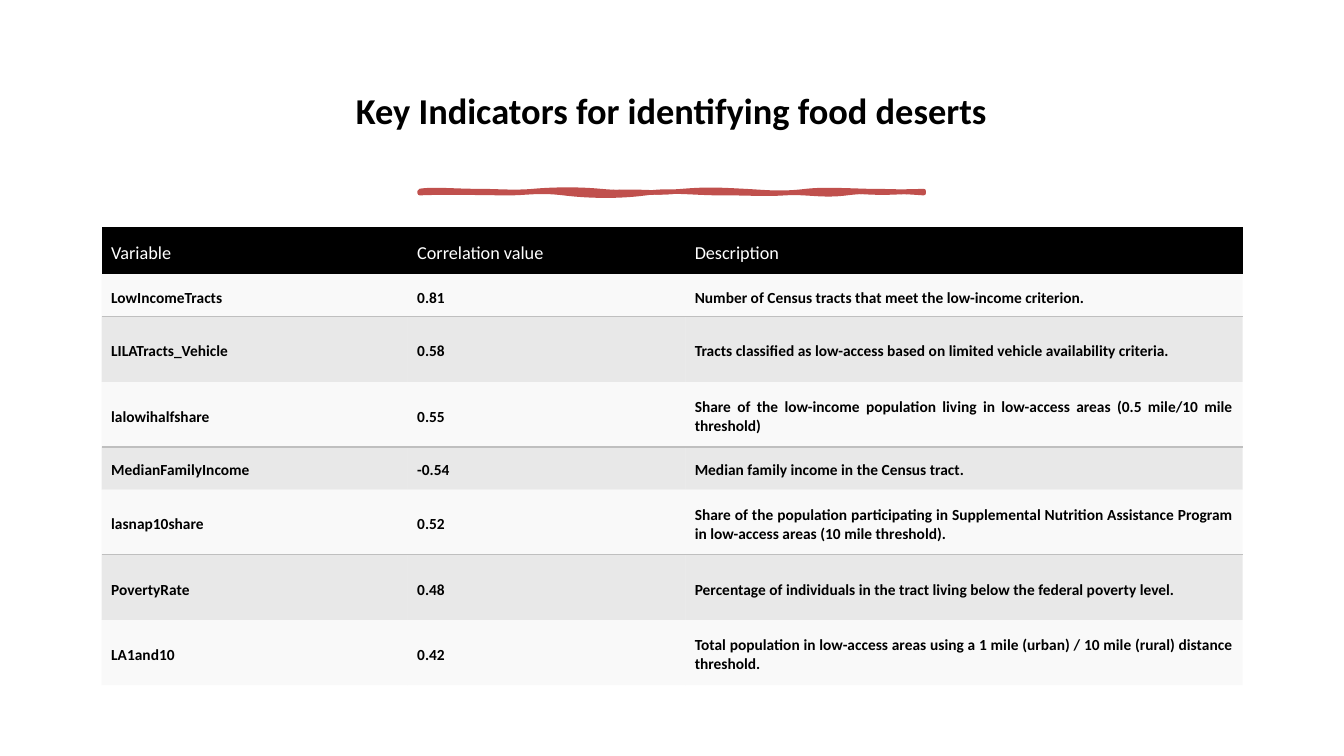
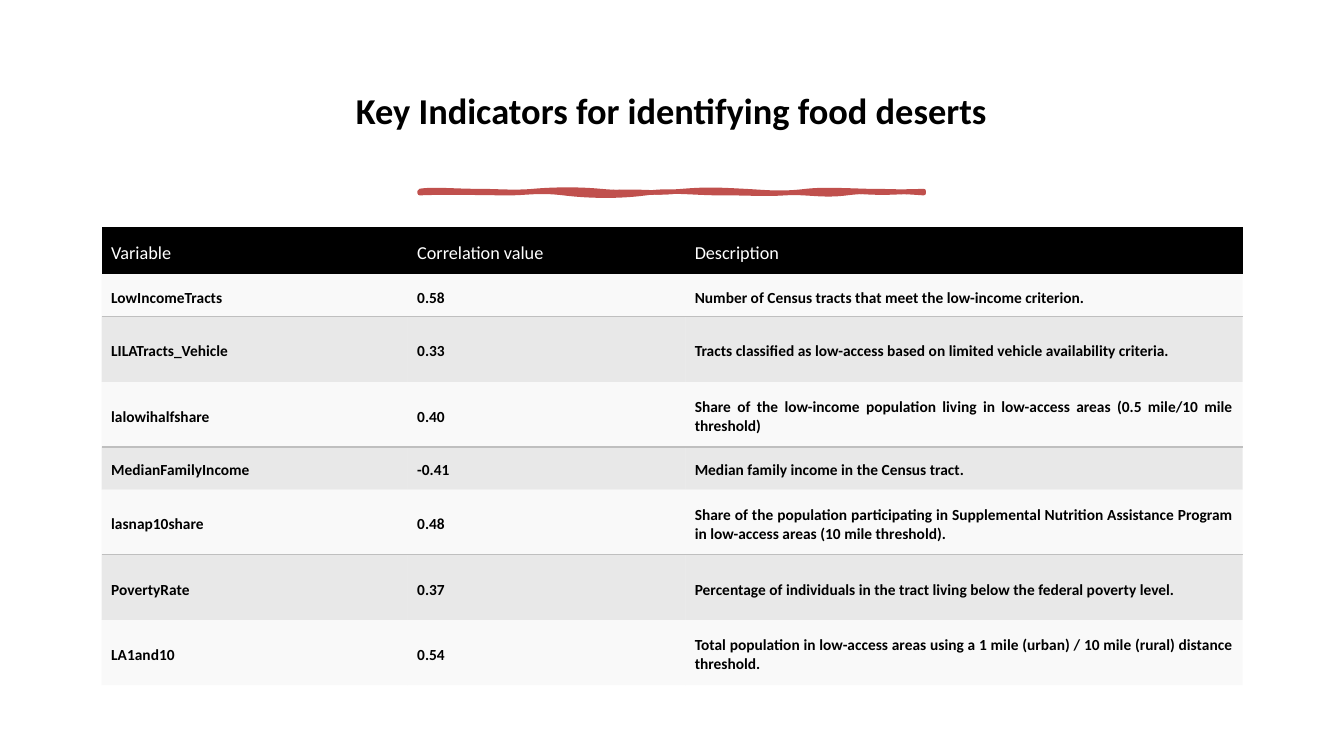
Before and after one commit to Asbetos/DATS6101_final_project, a slide deck: slide 15 of presentation/Presentation Slides- Food deserts in US.pptx. Drawn at 1344x756 pixels with LibreOffice and Linux fonts; fonts in the diff are those of the drawing. Boxes give left, top, right and bottom in pixels: in the first picture for what was removed or moved away, otherwise in the second. Text is boxed around its words. In the diff, an @@ line names an element or a change of style, - is before the commit and + after.

```diff
--- a/presentation/Presentation Slides- Food deserts in US.pptx
+++ b/presentation/Presentation Slides- Food deserts in US.pptx
@@ table at bbox=[102, 227, 1243, 686] @@
-row 2, column 2: 0.81
+row 2, column 2: 0.58
-row 3, column 2: 0.58
+row 3, column 2: 0.33
-row 4, column 2: 0.55
+row 4, column 2: 0.40
-row 5, column 2: -0.54
+row 5, column 2: -0.41
-row 6, column 2: 0.52
+row 6, column 2: 0.48
-row 7, column 2: 0.48
+row 7, column 2: 0.37
-row 8, column 2: 0.42
+row 8, column 2: 0.54
```
Also in this commit, not shown: 4 other slides changed, 7 other files.
